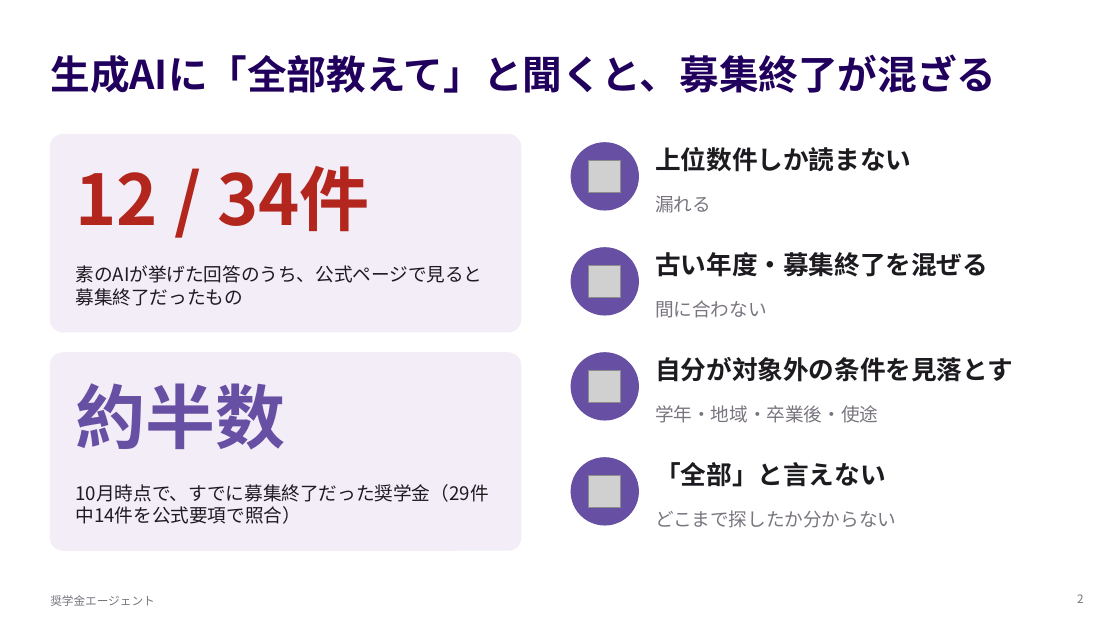
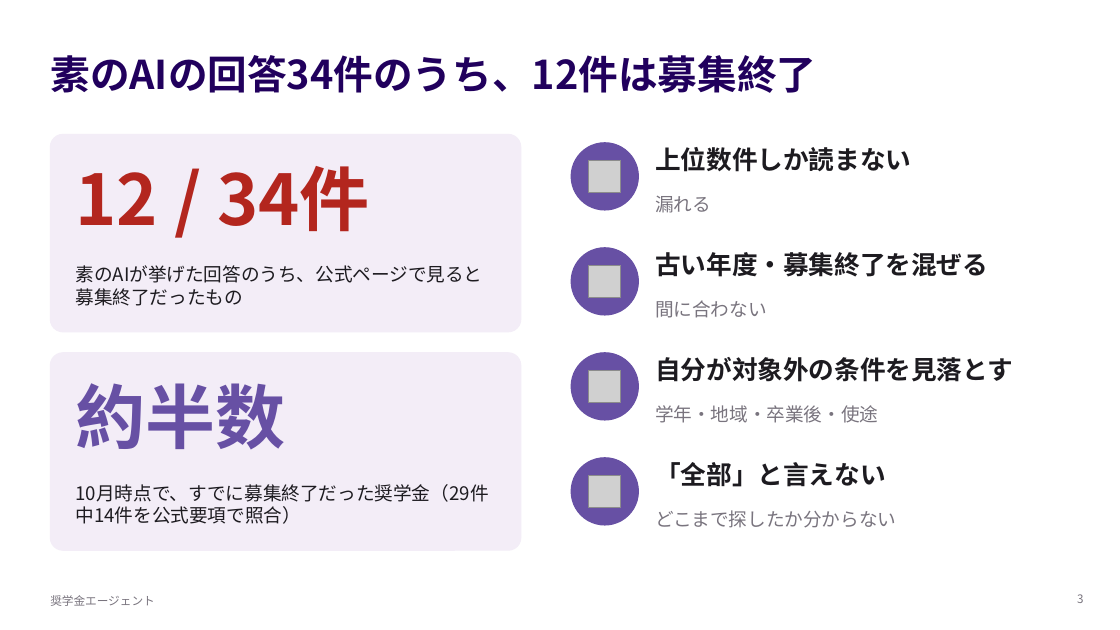
Before and after one commit to ShoheiFujieda/agentic-ai-hackathon-2026, a slide deck: slide 3 of docs/submission/presentation.pptx (slide 2 before the commit). Drawn at 1120x630 pixels with LibreOffice and Linux fonts; fonts in the diff are those of the drawing; grey boxes stand for pictures. Boxes give left, top, right and bottom in pixels: in the first picture for what was removed or moved away, otherwise in the second. Text is boxed around its words. In the diff, an @@ line names an element or a change of style, - is before the commit and + after.

```diff
--- a/docs/submission/presentation.pptx
+++ b/docs/submission/presentation.pptx
@@ title at [50, 55, 816, 93]: text changed @@
-生成AIに「全部教えて」と聞くと、募集終了が混ざる
+素のAIの回答34件のうち、12件は募集終了
```
Also in this commit, not shown: 2 slides added, 1 slide removed, 11 other files.
